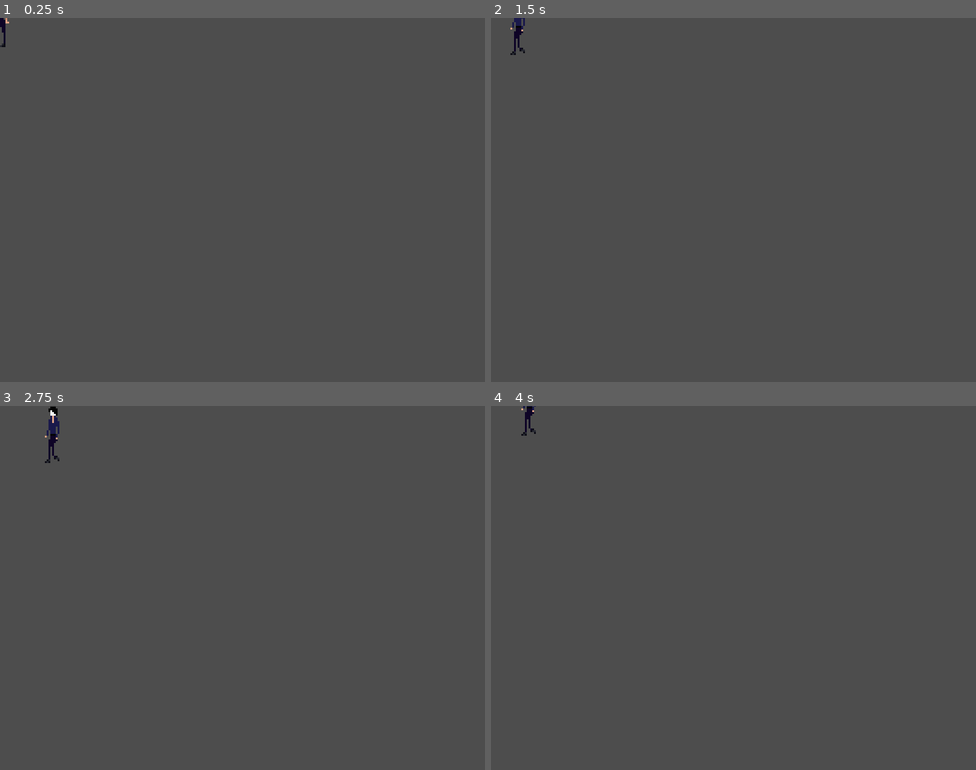
Above: before the commit, frames 1-4 (two rows, left to right).
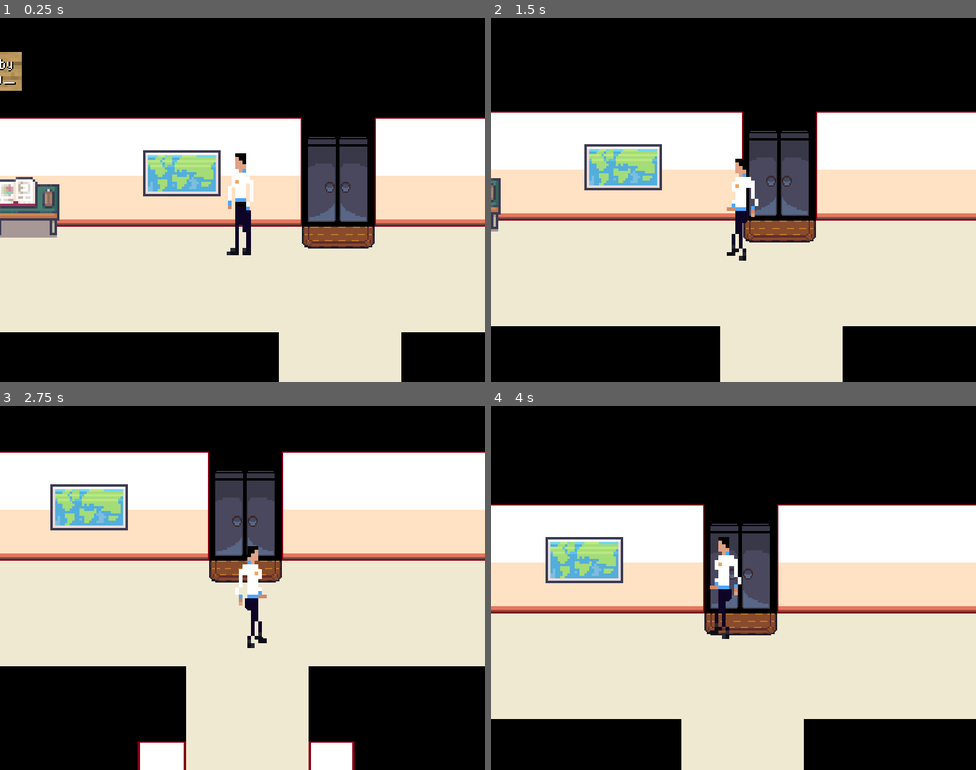
Above: after the commit, the same moments.

Repository: WilliamOramas/Juego-de-godot
Game: Godot game, scene res://character_body_2d.tscn
The game is run twice, just before and just after one commit, with the same random seed, the same clock (stepped at 60 frames per second) and the same inputs. Before the commit the project has no main scene; this scene is started directly in both runs.
Inputs:
- Up to frame 1 (0.25 s): no input
- Up to frame 2 (1.5 s): tap Enter at 0.5 s; hold D (ui_right) 0.53-1.28 s; hold S (ui_down) from 1.28 s (still down)
- Up to frame 3 (2.75 s): release S (ui_down) at 2.03 s; hold D (ui_right) from 2.03 s (still down)
- Up to frame 4 (4 s): release D (ui_right) at 2.78 s; hold W (ui_up) 2.78-3.53 s; hold A (ui_left) from 3.53 s (still down)

The runs differ from the first frame. In frame 1, 97% of the frame differs, in the area x 0-100%, y 0-100%; in frame 2, 97%; in frame 3, 97%; in frame 4, 98%.

Commit message:
feat(vitalpixel): add new textures and removed deprecated assets

Diff:
--- a/character_body_2d.gd
+++ b/character_body_2d.gd
@@ -27,6 +27,9 @@
 		animationTree.set("parameters/conditions/walk", true)
 
 		# Solo intentamos asignar si el parámetro existe para evitar el error E 0:00:00:831
+		# Comentarios dejados por el Sr Williams
+		# Todav{ia ando esperando que se instale discord en el phone.
+		#
 		# IMPORTANTE: Revisa que en el Tree tus nodos se llamen 'idle' y 'walk' en minúsculas
 		animationTree.set("parameters/walk/blend_position", input_vector)
 		animationTree.set("parameters/idle/blend_position", input_vector)
--- a/character_body_2d.tscn
+++ b/character_body_2d.tscn
@@ -1,7 +1,38 @@
 [gd_scene format=3 uid="uid://d37ykuofdv1m1"]
 
-[ext_resource type="Texture2D" uid="uid://bdfnpkj70102w" path="res://assets/sprites/Personajes, NPCS, ETC  fondo transparente caminar y de pie.png" id="1_f50pn"]
+[ext_resource type="Texture2D" uid="uid://hxspbgqtl43g" path="res://assets/sprites/Personajes_NPCS_ETC_fondo_transparente_caminar_y_de_pie.png" id="1_f50pn"]
 [ext_resource type="Script" uid="uid://catce730dn3yp" path="res://character_body_2d.gd" id="1_ij6vw"]
+[ext_resource type="Texture2D" uid="uid://3vnnumk7d1ri" path="res://assets/sprites/school_hallway.png" id="2_main"]
+
+[sub_resource type="RectangleShape2D" id="RectangleShape2D_wall_top"]
+size = Vector2(345, 86)
+
+[sub_resource type="RectangleShape2D" id="RectangleShape2D_wall_bottom"]
+size = Vector2(368, 86)
+
+[sub_resource type="RectangleShape2D" id="RectangleShape2D_wall_left"]
+size = Vector2(10, 749)
+
+[sub_resource type="RectangleShape2D" id="RectangleShape2D_interior1"]
+size = Vector2(40, 62)
+
+[sub_resource type="RectangleShape2D" id="RectangleShape2D_interior2"]
+size = Vector2(38, 62)
+
+[sub_resource type="RectangleShape2D" id="RectangleShape2D_interior3"]
+size = Vector2(329, 239)
+
+[sub_resource type="RectangleShape2D" id="RectangleShape2D_interior4"]
+size = Vector2(5, 591)
+
+[sub_resource type="RectangleShape2D" id="RectangleShape2D_interior7"]
+size = Vector2(853, 72)
+
+[sub_resource type="RectangleShape2D" id="RectangleShape2D_interior8"]
+size = Vector2(340, 240)
+
+[sub_resource type="RectangleShape2D" id="RectangleShape2D_phys"]
+size = Vector2(35, 85)
 
 [sub_resource type="Animation" id="Animation_f50pn"]
 length = 0.001
@@ -83,6 +114,7 @@
 [sub_resource type="Animation" id="Animation_lhvu3"]
 resource_name = "walk_down"
 length = 0.6
+loop_mode = 1
 step = 0.15
 tracks/0/type = "value"
 tracks/0/imported = false
@@ -100,6 +132,7 @@
 [sub_resource type="Animation" id="Animation_4sjlk"]
 resource_name = "walk_left"
 length = 0.6
+loop_mode = 1
 step = 0.15
 tracks/0/type = "value"
 tracks/0/imported = false
@@ -162,6 +195,49 @@
 &"walk_right": SubResource("Animation_qp52p"),
 &"walk_up": SubResource("Animation_6ct3r")
 }
+
+[sub_resource type="AnimationNodeAnimation" id="AnimationNodeAnimation_ij6vw"]
+animation = &"idle_down"
+
+[sub_resource type="AnimationNodeAnimation" id="AnimationNodeAnimation_ghijl"]
+animation = &"idle_up"
+
+[sub_resource type="AnimationNodeAnimation" id="AnimationNodeAnimation_44cfe"]
+animation = &"idle_right"
+
+[sub_resource type="AnimationNodeAnimation" id="AnimationNodeAnimation_dd465"]
+animation = &"idle_left"
+
+[sub_resource type="AnimationNodeAnimation" id="AnimationNodeAnimation_lhvu3"]
+animation = &"idle_right"
+
+[sub_resource type="AnimationNodeAnimation" id="AnimationNodeAnimation_4sjlk"]
+animation = &"idle_right"
+
+[sub_resource type="AnimationNodeAnimation" id="AnimationNodeAnimation_qp52p"]
+animation = &"idle_left"
+
+[sub_resource type="AnimationNodeAnimation" id="AnimationNodeAnimation_6ct3r"]
+animation = &"idle_left"
+
+[sub_resource type="AnimationNodeBlendSpace2D" id="AnimationNodeBlendSpace2D_1kp85"]
+blend_point_0/node = SubResource("AnimationNodeAnimation_ij6vw")
+blend_point_0/pos = Vector2(0, 1)
+blend_point_1/node = SubResource("AnimationNodeAnimation_ghijl")
+blend_point_1/pos = Vector2(0, -1)
+blend_point_2/node = SubResource("AnimationNodeAnimation_44cfe")
+blend_point_2/pos = Vector2(1, 0)
+blend_point_3/node = SubResource("AnimationNodeAnimation_dd465")
+blend_point_3/pos = Vector2(-1, 0)
+blend_point_4/node = SubResource("AnimationNodeAnimation_lhvu3")
+blend_point_4/pos = Vector2(0.8, 0.8)
+blend_point_5/node = SubResource("AnimationNodeAnimation_4sjlk")
+blend_point_5/pos = Vector2(0.8, -0.8)
+blend_point_6/node = SubResource("AnimationNodeAnimation_qp52p")
+blend_point_6/pos = Vector2(-0.8, 0.8)
+blend_point_7/node = SubResource("AnimationNodeAnimation_6ct3r")
+blend_point_7/pos = Vector2(-0.8, -0.8)
+blend_mode = 1
 
 [sub_resource type="AnimationNodeAnimation" id="AnimationNodeAnimation_f50pn"]
 animation = &"walk_down"
@@ -206,49 +282,6 @@
 blend_point_7/pos = Vector2(-0.8, 0.8)
 blend_mode = 1
 
-[sub_resource type="AnimationNodeAnimation" id="AnimationNodeAnimation_ij6vw"]
-animation = &"idle_down"
-
-[sub_resource type="AnimationNodeAnimation" id="AnimationNodeAnimation_ghijl"]
-animation = &"idle_up"
-
-[sub_resource type="AnimationNodeAnimation" id="AnimationNodeAnimation_44cfe"]
-animation = &"idle_right"
-
-[sub_resource type="AnimationNodeAnimation" id="AnimationNodeAnimation_dd465"]
-animation = &"idle_left"
-
-[sub_resource type="AnimationNodeAnimation" id="AnimationNodeAnimation_lhvu3"]
-animation = &"idle_right"
-
-[sub_resource type="AnimationNodeAnimation" id="AnimationNodeAnimation_4sjlk"]
-animation = &"idle_right"
-
-[sub_resource type="AnimationNodeAnimation" id="AnimationNodeAnimation_qp52p"]
-animation = &"idle_left"
-
-[sub_resource type="AnimationNodeAnimation" id="AnimationNodeAnimation_6ct3r"]
-animation = &"idle_left"
-
-[sub_resource type="AnimationNodeBlendSpace2D" id="AnimationNodeBlendSpace2D_1kp85"]
-blend_point_0/node = SubResource("AnimationNodeAnimation_ij6vw")
-blend_point_0/pos = Vector2(0, 1)
-blend_point_1/node = SubResource("AnimationNodeAnimation_ghijl")
-blend_point_1/pos = Vector2(0, -1)
-blend_point_2/node = SubResource("AnimationNodeAnimation_44cfe")
-blend_point_2/pos = Vector2(1, 0)
-blend_point_3/node = SubResource("AnimationNodeAnimation_dd465")
-blend_point_3/pos = Vector2(-1, 0)
-blend_point_4/node = SubResource("AnimationNodeAnimation_lhvu3")
-blend_point_4/pos = Vector2(0.8, 0.8)
-blend_point_5/node = SubResource("AnimationNodeAnimation_4sjlk")
-blend_point_5/pos = Vector2(0.8, -0.8)
-blend_point_6/node = SubResource("AnimationNodeAnimation_qp52p")
-blend_point_6/pos = Vector2(-0.8, 0.8)
-blend_point_7/node = SubResource("AnimationNodeAnimation_6ct3r")
-blend_point_7/pos = Vector2(-0.8, -0.8)
-blend_mode = 1
-
 [sub_resource type="AnimationNodeStateMachineTransition" id="AnimationNodeStateMachineTransition_qnedo"]
 advance_mode = 2
 advance_condition = &"idle"
@@ -262,29 +295,107 @@
 advance_condition = &"idle"
 
 [sub_resource type="AnimationNodeStateMachine" id="AnimationNodeStateMachine_ebjds"]
-"states/ walk/node" = SubResource("AnimationNodeBlendSpace2D_f50pn")
-"states/ walk/position" = Vector2(627, 97)
 states/Start/position = Vector2(198, 97)
 states/idle/node = SubResource("AnimationNodeBlendSpace2D_1kp85")
 states/idle/position = Vector2(373, 97)
-transitions = ["Start", "idle", SubResource("AnimationNodeStateMachineTransition_qnedo"), "idle", " walk", SubResource("AnimationNodeStateMachineTransition_wyqjk"), " walk", "idle", SubResource("AnimationNodeStateMachineTransition_k85er")]
-
-[node name="CharacterBody2D" type="CharacterBody2D" unique_id=636853363]
+states/walk/node = SubResource("AnimationNodeBlendSpace2D_f50pn")
+states/walk/position = Vector2(627, 97)
+transitions = ["Start", "idle", SubResource("AnimationNodeStateMachineTransition_qnedo"), "idle", "walk", SubResource("AnimationNodeStateMachineTransition_wyqjk"), "walk", "idle", SubResource("AnimationNodeStateMachineTransition_k85er")]
+
+[node name="Main" type="Node2D" unique_id=1905237382]
+
+[node name="Background" type="Sprite2D" parent="." unique_id=1439525713]
+z_index = -1
+texture = ExtResource("2_main")
+centered = false
+metadata/_edit_lock_ = true
+
+[node name="Walls" type="Node2D" parent="." unique_id=1828393116]
+
+[node name="WallTop" type="StaticBody2D" parent="Walls" unique_id=2018710183]
+
+[node name="CollisionShape2D" type="CollisionShape2D" parent="Walls/WallTop" unique_id=910802988]
+position = Vector2(680.5, 706)
+shape = SubResource("RectangleShape2D_wall_top")
+
+[node name="WallBottom" type="StaticBody2D" parent="Walls" unique_id=1338941512]
+
+[node name="CollisionShape2D" type="CollisionShape2D" parent="Walls/WallBottom" unique_id=900177638]
+position = Vector2(184, 706)
+shape = SubResource("RectangleShape2D_wall_bottom")
+
+[node name="WallLeft" type="StaticBody2D" parent="Walls" unique_id=1658587918]
+
+[node name="CollisionShape2D" type="CollisionShape2D" parent="Walls/WallLeft" unique_id=1084006318]
+position = Vector2(-5, 374.5)
+shape = SubResource("RectangleShape2D_wall_left")
+
+[node name="Interior1" type="StaticBody2D" parent="Walls" unique_id=1314916381]
+
+[node name="CollisionShape2D" type="CollisionShape2D" parent="Walls/Interior1" unique_id=1740287059]
+position = Vector2(360, 280)
+shape = SubResource("RectangleShape2D_interior1")
+
+[node name="Interior2" type="StaticBody2D" parent="Walls" unique_id=857721318]
+
+[node name="CollisionShape2D" type="CollisionShape2D" parent="Walls/Interior2" unique_id=509768340]
+position = Vector2(500, 280)
+shape = SubResource("RectangleShape2D_interior2")
+
+[node name="Interior3" type="StaticBody2D" parent="Walls" unique_id=824607518]
+
+[node name="CollisionShape2D" type="CollisionShape2D" parent="Walls/Interior3" unique_id=327170293]
+position = Vector2(683.5, 368.5)
+shape = SubResource("RectangleShape2D_interior3")
+
+[node name="Interior4" type="StaticBody2D" parent="Walls" unique_id=2140947347]
+
+[node name="CollisionShape2D" type="CollisionShape2D" parent="Walls/Interior4" unique_id=1524874174]
+position = Vector2(850.5, 367.5)
+shape = SubResource("RectangleShape2D_interior4")
+
+[node name="Interior7" type="StaticBody2D" parent="Walls" unique_id=2014402017]
+
+[node name="CollisionShape2D" type="CollisionShape2D" parent="Walls/Interior7" unique_id=1394199244]
+position = Vector2(426.5, 36)
+shape = SubResource("RectangleShape2D_interior7")
+
+[node name="Interior8" type="StaticBody2D" parent="Walls" unique_id=337588427]
+
+[node name="CollisionShape2D" type="CollisionShape2D" parent="Walls/Interior8" unique_id=1650414783]
+position = Vector2(170, 369)
+shape = SubResource("RectangleShape2D_interior8")
+
+[node name="CharacterBody2D" type="CharacterBody2D" parent="." unique_id=636853363]
+position = Vector2(350, 140)
 script = ExtResource("1_ij6vw")
 
-[node name="Sprite2D" type="Sprite2D" parent="." unique_id=1973400935]
+[node name="Sprite2D" type="Sprite2D" parent="CharacterBody2D" unique_id=1973400935]
 texture = ExtResource("1_f50pn")
 hframes = 5
 vframes = 4
 frame = 15
 
-[node name="AnimationPlayer" type="AnimationPlayer" parent="." unique_id=1919340943]
+[node name="CollisionShape2D" type="CollisionShape2D" parent="CharacterBody2D" unique_id=1283057634]
+position = Vector2(0.5, 4.5)
+shape = SubResource("RectangleShape2D_phys")
+
+[node name="AnimationPlayer" type="AnimationPlayer" parent="CharacterBody2D" unique_id=1919340943]
 libraries/ = SubResource("AnimationLibrary_1kp85")
 
-[node name="AnimationTree" type="AnimationTree" parent="." unique_id=1319821617]
+[node name="AnimationTree" type="AnimationTree" parent="CharacterBody2D" unique_id=1319821617]
 tree_root = SubResource("AnimationNodeStateMachine_ebjds")
 anim_player = NodePath("../AnimationPlayer")
 parameters/conditions/idle = false
 parameters/conditions/walk = false
-"parameters/ walk/blend_position" = Vector2(-0.06351185, 0.41637015)
 parameters/idle/blend_position = Vector2(0.0012453794, 0.007246375)
+parameters/walk/blend_position = Vector2(-0.06351185, 0.41637015)
+
+[node name="Camera2D" type="Camera2D" parent="CharacterBody2D" unique_id=1035397460]
+zoom = Vector2(2, 2)
+limit_enabled = false
+limit_left = 0
+limit_top = 0
+limit_right = 853
+limit_bottom = 745
+position_smoothing_enabled = true
--- a/project.godot
+++ b/project.godot
@@ -11,6 +11,7 @@
 [application]
 
 config/name="Terror"
+run/main_scene="uid://d37ykuofdv1m1"
 config/features=PackedStringArray("4.6", "GL Compatibility")
 config/icon="res://icon.svg"
 
@@ -19,6 +20,7 @@
 window/size/viewport_width=800
 window/size/viewport_height=600
 window/stretch/mode="canvas_items"
+window/stretch/aspect="expand"
 
 [input]
 
@@ -61,3 +63,4 @@
 rendering_device/driver.windows="d3d12"
 renderer/rendering_method="gl_compatibility"
 renderer/rendering_method.mobile="gl_compatibility"
+environment/defaults/default_clear_color=Color(0, 0, 0, 1)
Binary file removed: assets/sprites/Personajes, NPCS, ETC fondo transparente caminar y de pie.png
Binary file added: assets/sprites/Personajes_NPCS_ETC_fondo_transparente_caminar_y_de_pie.png
Not shown, added: assets/sprites/Personajes_NPCS_ETC_fondo_transparente_caminar_y_de_pie.png.import
Binary file added: assets/sprites/school_hallway.png
Not shown, changed: assets/sprites/school_hallway.png.import
